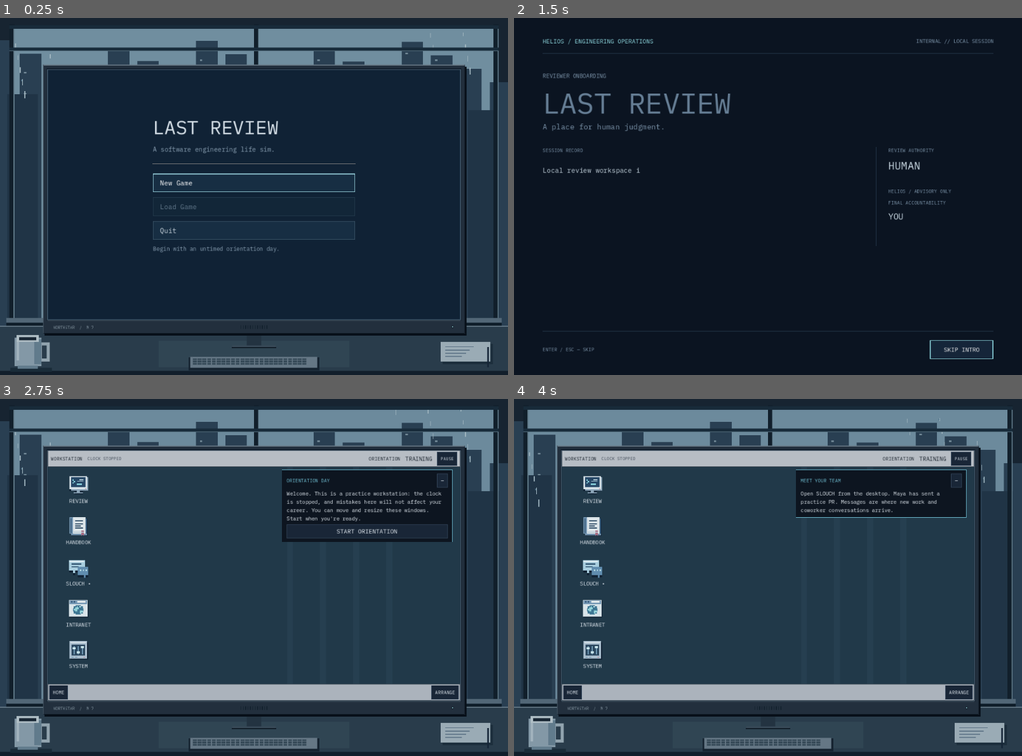
Above: before the commit, frames 1-4 (two rows, left to right).
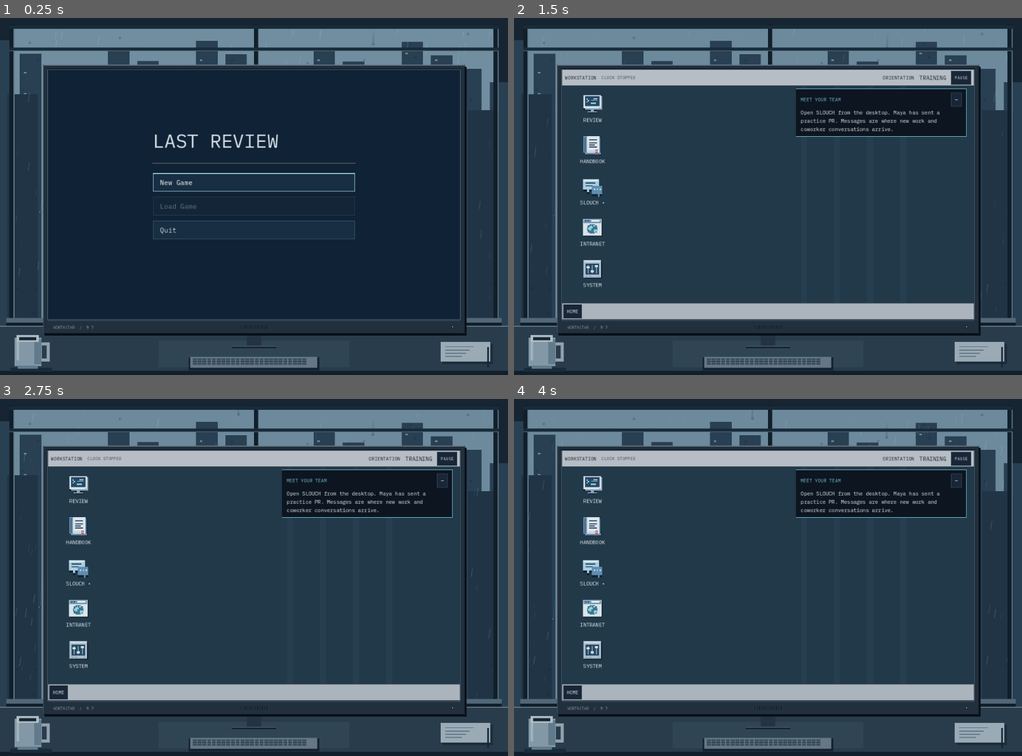
Above: after the commit, the same moments.

Repository: exponent-to/last-review
Game: Godot game, scene res://native/main.tscn
Same seed, same stepped clock (60 frames per second), same inputs: the game is played once before the commit and once after it.
Inputs (mouse positions are in pixels of both pictures, inside the frame that each line leads up to):
- Up to frame 1 (0.25 s): no input
- Up to frame 2 (1.5 s): click "New Game" at 0.5 s; click (879, 150) at 1.25 s, where only the run after the commit has a clickable "START ORIENTATION"
- Up to frame 3 (2.75 s): click (447, 731) at 2 s, where only the run before the commit has a clickable "SKIP INTRO"
- Up to frame 4 (4 s): click (961, 691) at 2.75 s, where only the run before the commit has a clickable "ARRANGE"; click (879, 531) at 3.5 s, where only the run before the commit has a clickable "START ORIENTATION"

The runs differ from the first frame. In frame 1, 1.7% of the frame differs, in the area x 3-93%, y 4-72%; in frame 2, 88%, in the area x 0-100%, y 2-99%; in frame 3, 2.0%; in frame 4, 0.3%.

Commit message:
feat: simplify game entry and add layered rain on window glass

Diff:
--- a/native/computer_frame.gd
+++ b/native/computer_frame.gd
@@ -125,13 +125,7 @@
 		var x := building * 83 + 9
 		var roof := 96 + (building * 23) % 47
 		draw_rect(Rect2(x, roof, 39, maxf(0, desk_y - roof)), Color("203446"))
-	var travel := int(floorf(_elapsed * 21.0))
-	for index in range(70):
-		var x := 16 + (index * 47) % maxi(1, int(room_size.x - 32))
-		var y := 12 + (index * 29 + travel) % maxi(1, int(desk_y - 26))
-		draw_rect(Rect2(x, y, 1, 4 + index % 6), Color("a6bac3").lerp(Color("627f98"), float(_day_minutes - 540) / 540.0))
-		if index % 4 == 0:
-			draw_rect(Rect2(x - 1, y + 1, 1, 2), Color("567a90"))
+	_draw_window_rain(Rect2(14, 14, room_size.x - 30, desk_y - 24))
 	# Substantial window frame and sill establish an office around the screen.
 	for x: float in [12.0, room_size.x * 0.5, room_size.x - 18.0]:
 		draw_rect(Rect2(x, 8, 6, desk_y - 12), Color("111f2b"))
@@ -171,3 +165,55 @@
 		draw_rect(Rect2(room_size.x - 79, room_size.y - 36 + row * 4, 36 - row * 5, 1), Color("5d7386"))
 	draw_rect(Rect2(room_size.x - 26, room_size.y - 35, 2, 25), Color("162638"))
 	draw_set_transform(Vector2.ZERO)
+
+
+static func _rain_seed(index: int, salt: int) -> float:
+	# Stable droplets across frames and resizing, without touching gameplay RNG.
+	return fposmod(sin(float(index) * 127.1 + float(salt) * 311.7) * 43758.5453, 1.0)
+
+
+func _draw_window_rain(glass: Rect2) -> void:
+	if glass.size.x <= 0 or glass.size.y <= 0: return
+	var light := Color("c5dbe2").lerp(Color("7e9fb9"), float(_day_minutes - 540) / 540.0)
+	var wind := 0.13 + sin(_elapsed * 0.19) * 0.05
+	# Distant rain is fine and faint; nearer rain is faster and longer. Each
+	# streak has its own phase and speed, so the field never moves as one sheet.
+	for layer in range(3):
+		for index in range(65):
+			var seed_index := index + layer * 71
+			var speed := (42.0 + layer * 44.0) * lerpf(0.7, 1.35, _rain_seed(seed_index, 1))
+			var length := lerpf(2.0, 6.0, _rain_seed(seed_index, 2)) + layer * 3.0
+			var y := fposmod(_rain_seed(seed_index, 3) * glass.size.y + _elapsed * speed, glass.size.y)
+			var x := fposmod(_rain_seed(seed_index, 4) * glass.size.x - _elapsed * speed * wind, glass.size.x)
+			var head := glass.position + Vector2(x, y)
+			var tail := head + Vector2(length * wind, -length)
+			tail.x = clampf(tail.x, glass.position.x, glass.end.x)
+			tail.y = maxf(glass.position.y, tail.y)
+			var tint := light
+			tint.a = (0.09 + layer * 0.055) * lerpf(0.6, 1.0, _rain_seed(seed_index, 5))
+			draw_line(tail, head, tint, 0.45 + layer * 0.18, true)
+	# Beads stuck to the glass have a dark refracted edge and a small sky glint.
+	for index in range(100):
+		var bead := glass.position + Vector2(_rain_seed(index, 8), _rain_seed(index, 9)) * glass.size
+		var radius := lerpf(0.35, 0.95, _rain_seed(index, 10))
+		draw_circle(bead, radius + 0.4, Color(0.05, 0.12, 0.18, 0.25), true, -1, true)
+		draw_circle(bead + Vector2(-0.2, -0.3), radius * 0.55, Color(light, 0.42), true, -1, true)
+	# Slow rivulets accelerate and hesitate, leaving narrow, fading wet trails.
+	for index in range(22):
+		var rate := lerpf(3.0, 9.0, _rain_seed(index, 12))
+		var phase := _elapsed * 0.65 + _rain_seed(index, 13) * TAU
+		var fall := _elapsed * rate + sin(phase) * rate
+		var y := glass.position.y + fposmod(_rain_seed(index, 14) * glass.size.y + fall, glass.size.y)
+		var base_x := glass.position.x + 3.0 + _rain_seed(index, 15) * maxf(1, glass.size.x - 6)
+		var trail := lerpf(12.0, 34.0, _rain_seed(index, 16))
+		var previous := Vector2(base_x + sin(y * 0.07 + index) * 0.8, y)
+		for segment in range(1, 9):
+			var trail_y := maxf(glass.position.y, y - trail * float(segment) / 8.0)
+			var point := Vector2(base_x + sin(trail_y * 0.07 + index) * 0.8, trail_y)
+			var opacity := 0.20 * (1.0 - float(segment) / 9.0)
+			draw_line(previous, point, Color(0.06, 0.14, 0.22, opacity), 1.8, true)
+			draw_line(previous + Vector2(0.6, 0), point + Vector2(0.6, 0), Color(light, opacity), 0.6, true)
+			previous = point
+		var head := Vector2(base_x + sin(y * 0.07 + index) * 0.8, y)
+		draw_circle(head, 1.2, Color(0.06, 0.14, 0.22, 0.4), true, -1, true)
+		draw_line(head + Vector2(-0.4, -1.1), head + Vector2(-0.4, 0.2), Color(light, 0.65), 0.65, true)
--- a/native/interface.gd
+++ b/native/interface.gd
@@ -555,9 +555,6 @@
 		button.add_theme_font_size_override("font_size", 12)
 		_dock_buttons[id] = button
 	_spacer(dock)
-	var arrange: Button = _button(dock, "ARRANGE", _arrange_windows)
-	arrange.tooltip_text = "Reset window positions. Drag titlebars or focus one and use the arrow keys."
-	arrange.add_theme_font_size_override("font_size", 12)
 
 
 func _show_home() -> void:
--- a/native/intro.gd
+++ /dev/null
@@ -1,282 +0,0 @@
-extends Control
-## Local narrative title sequence. It never loads game data or contacts a service.
-
-signal finished
-
-const FONT_PATH := "res://art/fonts/IBMPlexMono-Regular.ttf"
-const DURATION := 10.4
-const LINE_STARTS := [0.35, 1.55, 2.85, 4.55, 6.35, 8.25]
-const LINES := [
-	"Local review workspace initialized.",
-	"Reviewer identity confirmed.",
-	"Every change requires your judgment.",
-	"HELIOS: I'll take care of the routine work.",
-	"HELIOS: You can focus on what matters.",
-	"Review authority updated: assisted.",
-]
-const INK := Color("c9d8e2")
-const MUTED := Color("7e96ac")
-const CYAN := Color("8ed7df")
-
-var _elapsed := 0.0
-var _motion := true
-var _paused := false
-var _completed := false
-var _final_revealed := false
-var _lines: Array[Label] = []
-var _title: Label
-var _subtitle: Label
-var _authority: Label
-var _role: Label
-var _hint: Label
-var _skip: Button
-var _begin: Button
-
-
-func _init() -> void:
-	custom_minimum_size = Vector2(1120, 800)
-	mouse_filter = Control.MOUSE_FILTER_STOP
-	set_anchors_and_offsets_preset(Control.PRESET_FULL_RECT)
-
-
-func _ready() -> void:
-	var intro_theme := Theme.new()
-	if ResourceLoader.exists(FONT_PATH):
-		intro_theme.default_font = load(FONT_PATH)
-	intro_theme.default_font_size = 16
-	intro_theme.set_color("font_color", "Label", INK)
-	theme = intro_theme
-	_build()
-	_skip.grab_focus()
-	_refresh()
-	_sync_processing()
-
-
-func set_motion(enabled: bool) -> void:
-	_motion = enabled
-	if not enabled:
-		_elapsed = DURATION
-	if is_node_ready():
-		_refresh()
-	_sync_processing()
-
-
-func set_paused(paused: bool) -> void:
-	_paused = paused
-	_sync_processing()
-
-
-func _sync_processing() -> void:
-	set_process(not _completed and not _paused and _motion and _elapsed < DURATION)
-
-
-func _process(delta: float) -> void:
-	if _completed or _paused or not _motion:
-		return
-	_elapsed = minf(_elapsed + minf(delta, 0.1), DURATION)
-	_refresh()
-	_sync_processing()
-
-
-func _input(event: InputEvent) -> void:
-	if _completed or not is_visible_in_tree():
-		return
-	if event is InputEventKey:
-		# Keep onboarding shortcuts and keyboard focus inside the intro.
-		get_viewport().set_input_as_handled()
-		if not event.pressed or event.echo:
-			return
-		if event.keycode in [KEY_ENTER, KEY_KP_ENTER, KEY_ESCAPE]:
-			_complete()
-		elif event.keycode == KEY_TAB and is_instance_valid(_skip):
-			if _final_revealed and not _begin.has_focus():
-				_begin.grab_focus()
-			else:
-				_skip.grab_focus()
-		elif event.keycode == KEY_SPACE:
-			if _skip.has_focus() or (_final_revealed and _begin.has_focus()):
-				_complete()
-
-
-func _unhandled_input(_event: InputEvent) -> void:
-	if not _completed and is_visible_in_tree():
-		get_viewport().set_input_as_handled()
-
-
-func _complete() -> void:
-	if _completed:
-		return
-	_completed = true
-	set_process(false)
-	set_process_input(false)
-	set_process_unhandled_input(false)
-	if is_instance_valid(_skip):
-		_skip.disabled = true
-		_skip.release_focus()
-	if is_instance_valid(_begin):
-		_begin.disabled = true
-		_begin.release_focus()
-	# Parent owns disposal and the transition to its existing game interface.
-	finished.emit()
-
-
-func _refresh() -> void:
-	if _lines.is_empty():
-		return
-	for index in range(LINES.size()):
-		var character_count := maxi(0, int((_elapsed - LINE_STARTS[index]) * 42.0))
-		_lines[index].visible_characters = mini(character_count, LINES[index].length())
-	var assisted := _elapsed >= 8.25
-	_authority.text = "ASSISTED" if assisted else "HUMAN"
-	_authority.add_theme_color_override("font_color", CYAN if assisted else INK)
-	_role.text = "HELIOS / WORKFLOW SUPPORT" if _elapsed >= 4.55 else "HELIOS / ADVISORY ONLY"
-	if _elapsed >= DURATION and not _final_revealed:
-		_final_revealed = true
-		_title.modulate = Color.WHITE
-		_subtitle.text = "Your judgment is still required."
-		_hint.text = "ENTER — BEGIN SHIFT   /   ESC — SKIP"
-		_begin.show()
-		_begin.grab_focus()
-
-
-func _build() -> void:
-	var background := ColorRect.new()
-	background.color = Color("0b1421")
-	background.set_anchors_and_offsets_preset(Control.PRESET_FULL_RECT)
-	background.mouse_filter = Control.MOUSE_FILTER_IGNORE
-	add_child(background)
-
-	var margin := MarginContainer.new()
-	margin.set_anchors_and_offsets_preset(Control.PRESET_FULL_RECT)
-	for edge in ["left", "right"]:
-		margin.add_theme_constant_override("margin_" + edge, 72)
-	margin.add_theme_constant_override("margin_top", 48)
-	margin.add_theme_constant_override("margin_bottom", 40)
-	margin.mouse_filter = Control.MOUSE_FILTER_IGNORE
-	add_child(margin)
-	var column := VBoxContainer.new()
-	column.add_theme_constant_override("separation", 0)
-	margin.add_child(column)
-
-	var masthead := HBoxContainer.new()
-	column.add_child(masthead)
-	masthead.add_child(_label("HELIOS / ENGINEERING OPERATIONS", 15, CYAN))
-	var masthead_space := Control.new()
-	masthead_space.size_flags_horizontal = Control.SIZE_EXPAND_FILL
-	masthead.add_child(masthead_space)
-	masthead.add_child(_label("INTERNAL // LOCAL SESSION", 13, MUTED))
-	column.add_child(_gap(20))
-	column.add_child(_rule())
-	column.add_child(_gap(46))
-	column.add_child(_label("REVIEWER ONBOARDING", 14, MUTED))
-	column.add_child(_gap(12))
-	_title = _label("LAST REVIEW", 72, INK)
-	_title.modulate = Color("8195a8")
-	column.add_child(_title)
-	_subtitle = _label("A place for human judgment.", 19, MUTED)
-	column.add_child(_subtitle)
-	column.add_child(_gap(38))
-
-	var terminal := HBoxContainer.new()
-	terminal.add_theme_constant_override("separation", 30)
-	column.add_child(terminal)
-	var output := VBoxContainer.new()
-	output.size_flags_horizontal = Control.SIZE_EXPAND_FILL
-	output.add_theme_constant_override("separation", 13)
-	terminal.add_child(output)
-	output.add_child(_label("SESSION RECORD", 12, MUTED))
-	output.add_child(_gap(4))
-	for index in range(LINES.size()):
-		var line := _label(LINES[index], 17, CYAN if index in [3, 4] else INK)
-		line.custom_minimum_size.y = 23
-		line.visible_characters = 0
-		line.clip_text = true
-		output.add_child(line)
-		_lines.append(line)
-
-	var divider := ColorRect.new()
-	divider.color = Color("2a3e52")
-	divider.custom_minimum_size.x = 1
-	divider.mouse_filter = Control.MOUSE_FILTER_IGNORE
-	terminal.add_child(divider)
-	var assignment := VBoxContainer.new()
-	assignment.custom_minimum_size.x = 265
-	assignment.add_theme_constant_override("separation", 12)
-	terminal.add_child(assignment)
-	assignment.add_child(_label("REVIEW AUTHORITY", 12, MUTED))
-	_authority = _label("HUMAN", 27, INK)
-	assignment.add_child(_authority)
-	assignment.add_child(_gap(14))
-	_role = _label("HELIOS / ADVISORY ONLY", 12, MUTED)
-	assignment.add_child(_role)
-	assignment.add_child(_label("FINAL ACCOUNTABILITY", 12, MUTED))
-	assignment.add_child(_label("YOU", 21, INK))
-
-	var stretch := Control.new()
-	stretch.size_flags_vertical = Control.SIZE_EXPAND_FILL
-	stretch.custom_minimum_size.y = 28
-	column.add_child(stretch)
-	column.add_child(_rule())
-	column.add_child(_gap(22))
-	var footer := HBoxContainer.new()
-	footer.add_theme_constant_override("separation", 14)
-	column.add_child(footer)
-	_hint = _label("ENTER / ESC — SKIP", 12, MUTED)
-	_hint.size_flags_horizontal = Control.SIZE_EXPAND_FILL
-	footer.add_child(_hint)
-	_skip = _button("SKIP INTRO", false)
-	_skip.pressed.connect(_complete)
-	footer.add_child(_skip)
-	_begin = _button("BEGIN SHIFT", true)
-	_begin.pressed.connect(_complete)
-	_begin.hide()
-	footer.add_child(_begin)
-
-
-func _label(text: String, font_size: int, color: Color) -> Label:
-	var label := Label.new()
-	label.text = text
-	label.add_theme_font_size_override("font_size", font_size)
-	label.add_theme_color_override("font_color", color)
-	label.mouse_filter = Control.MOUSE_FILTER_IGNORE
-	return label
-
-
-func _gap(height: float) -> Control:
-	var gap := Control.new()
-	gap.custom_minimum_size.y = height
-	gap.mouse_filter = Control.MOUSE_FILTER_IGNORE
-	return gap
-
-
-func _rule() -> ColorRect:
-	var rule := ColorRect.new()
-	rule.custom_minimum_size.y = 1
-	rule.color = Color("2a3e52")
-	rule.mouse_filter = Control.MOUSE_FILTER_IGNORE
-	return rule
-
-
-func _button(text: String, primary: bool) -> Button:
-	var button := Button.new()
-	button.text = text
-	button.custom_minimum_size = Vector2(160, 48)
-	button.mouse_default_cursor_shape = Control.CURSOR_POINTING_HAND
-	button.add_theme_font_size_override("font_size", 15)
-	var normal := StyleBoxFlat.new()
-	normal.bg_color = Color("cadce3") if primary else Color("152539")
-	normal.border_color = Color("cadce3") if primary else Color("425d75")
-	normal.set_border_width_all(1)
-	var hover := normal.duplicate() as StyleBoxFlat
-	hover.bg_color = Color("e0eff1") if primary else Color("233c52")
-	var focus := StyleBoxFlat.new()
-	focus.bg_color = Color.TRANSPARENT
-	focus.border_color = CYAN
-	focus.set_border_width_all(2)
-	button.add_theme_stylebox_override("normal", normal)
-	button.add_theme_stylebox_override("hover", hover)
-	button.add_theme_stylebox_override("pressed", hover)
-	button.add_theme_stylebox_override("focus", focus)
-	for state in ["font_color", "font_hover_color", "font_pressed_color"]:
-		button.add_theme_color_override(state, Color("152539") if primary else INK)
-	return button
--- a/native/main.gd
+++ b/native/main.gd
@@ -6,13 +6,11 @@
 const ComputerFrame = preload("res://native/computer_frame.gd")
 const MainMenu = preload("res://native/main_menu.gd")
 const Tutorial = preload("res://native/tutorial.gd")
-const Intro = preload("res://native/intro.gd")
 
 var state: Dictionary = {}
 var interface: GameInterface
 var scenery: ComputerFrame
 var motion_enabled: bool = true
-var intro: Intro
 var paused: bool = false
 var _clock_fraction: float = 0.0
 var _focused: bool = true
@@ -57,11 +55,7 @@
 	tutorial = Tutorial.initial_progress()
 	state = Tutorial.initial_practice_state()
 	_build_interface()
-	interface.hide()
-	intro = Intro.new()
-	intro.finished.connect(_on_intro_finished)
-	add_child(intro)
-	intro.set_motion(motion_enabled)
+	interface.focus_workspace()
 
 func _return_to_menu() -> void:
 	var result := SaveStore.save_game(state, tutorial)
@@ -103,12 +97,6 @@
 		_on_focus_exited()
 	elif what == NOTIFICATION_APPLICATION_FOCUS_IN:
 		_on_focus_entered()
-
-func _on_intro_finished() -> void:
-	if is_instance_valid(intro):
-		intro.queue_free()
-	interface.show()
-	interface.focus_workspace()
 
 func _process(delta: float) -> void:
 	_tick_shift(delta)
@@ -195,21 +183,15 @@
 	if is_instance_valid(menu): menu.set_motion(enabled)
 	if is_instance_valid(scenery):
 		scenery.set_motion(enabled and _focused and not paused)
-	if is_instance_valid(intro):
-		intro.set_motion(enabled)
 
 func _on_focus_exited() -> void:
 	_focused = false
 	if is_instance_valid(interface) and interface.visible and state.get("phase") == "review":
 		_set_paused(true)
-	if is_instance_valid(intro):
-		intro.set_paused(true)
 	if is_instance_valid(scenery):
 		scenery.set_motion(false)
 
 func _on_focus_entered() -> void:
 	_focused = true
-	if is_instance_valid(intro):
-		intro.set_paused(false)
 	if is_instance_valid(scenery):
 		scenery.set_motion(motion_enabled and not paused)
--- a/native/main_menu.gd
+++ b/native/main_menu.gd
@@ -45,18 +45,16 @@
 	_content.add_theme_constant_override("separation", 13)
 	center.add_child(_content)
 	_label("LAST REVIEW", 48, INK)
-	_label("A software engineering life sim.", 16, MUTED)
 	var divider := HSeparator.new()
 	divider.add_theme_constant_override("separation", 24)
 	_content.add_child(divider)
-	_new_game = _button("New Game", "Begin a new run with an untimed orientation day.")
+	_new_game = _button("New Game", "Begin a new run.")
 	_new_game.pressed.connect(func() -> void: new_game_requested.emit())
 	_load_game = _button("Load Game", "Continue your saved run.")
 	_load_game.pressed.connect(func() -> void: load_game_requested.emit())
 	_quit = _button("Quit", "Close Last Review.")
 	_quit.visible = not OS.has_feature("web")
 	_quit.pressed.connect(func() -> void: quit_requested.emit())
-	_label("Begin with an untimed orientation day.", 14, MUTED)
 	_error = _label(_error_text, 14, Color("f2acac"))
 	_error.autowrap_mode = TextServer.AUTOWRAP_WORD_SMART
 	_error.custom_minimum_size.y = 42
--- a/tests/test_application.gd
+++ b/tests/test_application.gd
@@ -22,26 +22,17 @@
 	app.menu._new_game.pressed.emit()
 	await process_frame
 	_check(not app.tutorial.is_empty() and app.state.decisions.is_empty(), "New Game starts practice without career consequences.")
-	_check(app.intro.visible and not app.interface.visible, "Opening must isolate the workstation from input.")
-	app._on_focus_exited()
-	_check(not app.intro.is_processing() and not app.scenery.is_processing(), "Focus loss must pause decorative animation.")
-	app._on_focus_entered()
-	var skip := InputEventKey.new()
-	skip.pressed = true
-	skip.keycode = KEY_ENTER
-	root.push_input(skip)
-	await process_frame
+	_check(app.interface.visible and not app.menu.visible, "New Game opens the workstation directly.")
 	var release := InputEventKey.new()
 	release.keycode = KEY_ENTER
 	release.pressed = false
 	root.push_input(release)
 	await process_frame
-	_check(app.interface.visible and not is_instance_valid(app.intro), "Skipping must reveal the workstation and dispose the intro.")
 	for window: Control in app.interface._windows.values():
 		_check(not window.visible, "The opening must arrive at HOME with applications closed.")
-	_check(app.state.request_index == 0 and app.state.decisions.is_empty(), "Skipping must not approve the first PR.")
+	_check(app.state.request_index == 0 and app.state.decisions.is_empty(), "New Game key release must not approve the first PR.")
 	_check(root.gui_get_focus_owner() == app.interface, "Workstation handoff must focus a neutral surface.")
-	_check(not app.interface._briefing_dialog.visible, "Skip key release must not open an unrelated control.")
+	_check(not app.interface._briefing_dialog.visible, "New Game key release must not open an unrelated control.")
 	for frame in range(4): await process_frame
 	_check(app.interface._tutorial_panel.size.y < 250, "Orientation instructions must fit a compact panel after text wraps.")
 	app._tick_shift(999.0)
--- a/tests/test_intro.gd
+++ /dev/null
@@ -1,76 +0,0 @@
-extends SceneTree
-
-const Intro = preload("res://native/intro.gd")
-var checks := 0
-var failures := 0
-
-
-func _initialize() -> void:
-	_run.call_deferred()
-
-
-func _check(condition: bool, message: String) -> void:
-	checks += 1
-	if not condition:
-		failures += 1
-		push_error(message)
-
-
-func _run() -> void:
-	var skipped := Intro.new()
-	root.add_child(skipped)
-	var skip_signals := [0]
-	skipped.finished.connect(func(): skip_signals[0] += 1)
-	_check(skipped._skip.visible and not skipped._skip.disabled, "Skip must be available immediately.")
-	skipped._skip.pressed.emit()
-	skipped._complete()
-	_check(skip_signals[0] == 1, "Repeated completion must emit finished only once.")
-	_check(not skipped.is_processing() and not skipped.is_processing_input(), "Completion must stop processing and input interception.")
-	_check(not skipped.is_queued_for_deletion(), "The parent owns intro disposal.")
-	skipped.free()
-
-	var reduced := Intro.new()
-	reduced.set_motion(false)
-	root.add_child(reduced)
-	var reduced_signals := [0]
-	reduced.finished.connect(func(): reduced_signals[0] += 1)
-	_check(reduced._final_revealed and reduced._begin.visible, "Reduced motion must reveal the final title immediately.")
-	_check(reduced._begin.has_focus(), "Reduced motion must focus the begin button.")
-	_check(not reduced.is_processing() and reduced_signals[0] == 0, "Reduced motion must wait for the player's begin action.")
-	for index in range(reduced._lines.size()):
-		_check(reduced._lines[index].visible_characters == Intro.LINES[index].length(), "Reduced motion must reveal all onboarding text.")
-	reduced._begin.pressed.emit()
-	_check(reduced_signals[0] == 1, "Begin shift must complete the intro.")
-	reduced.free()
-
-	var animated := Intro.new()
-	root.add_child(animated)
-	animated.set_paused(true)
-	var paused_time: float = animated._elapsed
-	animated._process(0.1)
-	_check(animated._elapsed == paused_time and not animated.is_processing(), "Focus pause must preserve animation time.")
-	animated.set_paused(false)
-	_check(animated.is_processing(), "Focus restore must resume active onboarding.")
-	for frame in range(110):
-		animated._process(0.1)
-	_check(animated._final_revealed and not animated._completed, "Timed onboarding must reach a waiting final prompt.")
-	_check(not animated.is_processing(), "Final prompt must stop animation processing.")
-	animated.set_motion(true)
-	_check(not animated.is_processing(), "Re-enabling motion must not replay an already revealed intro.")
-	var enter := InputEventKey.new()
-	enter.pressed = true
-	enter.keycode = KEY_ENTER
-	animated._input(enter)
-	_check(animated._completed, "Enter must complete onboarding.")
-	animated.free()
-
-	var escaped := Intro.new()
-	root.add_child(escaped)
-	var escape := InputEventKey.new()
-	escape.pressed = true
-	escape.keycode = KEY_ESCAPE
-	escaped._input(escape)
-	_check(escaped._completed, "Escape must skip onboarding immediately.")
-	escaped.free()
-	print("Intro checks: %d passed, %d failed." % [checks - failures, failures])
-	quit(1 if failures else 0)
Not shown, removed: native/intro.gd.uid
Not shown, removed: tests/test_intro.gd.uid
Not shown, changed: docs/architecture.md
Not shown, changed: docs/interface.md
Not shown, changed: docs/verification.md
Not shown, changed: scripts/check.sh
